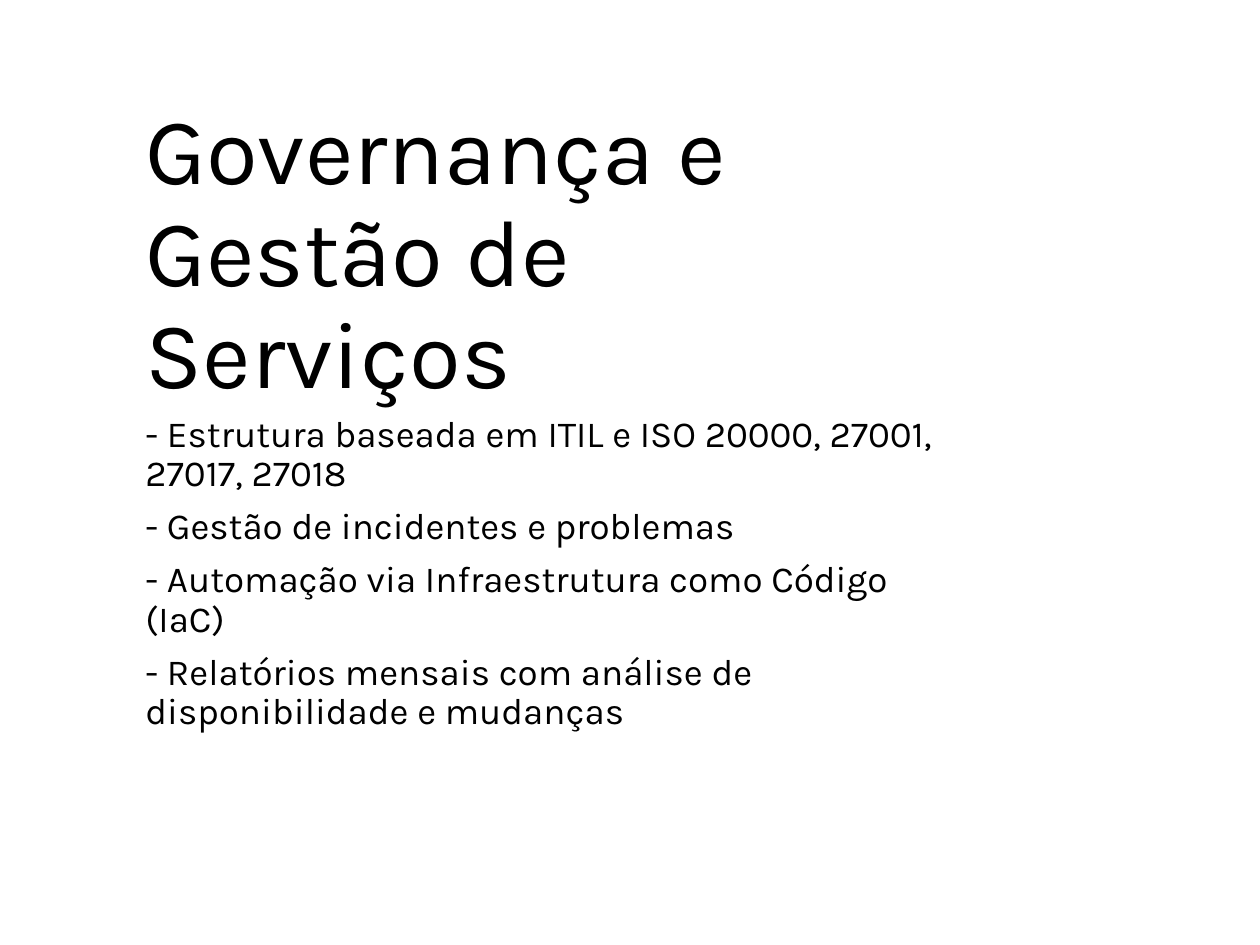
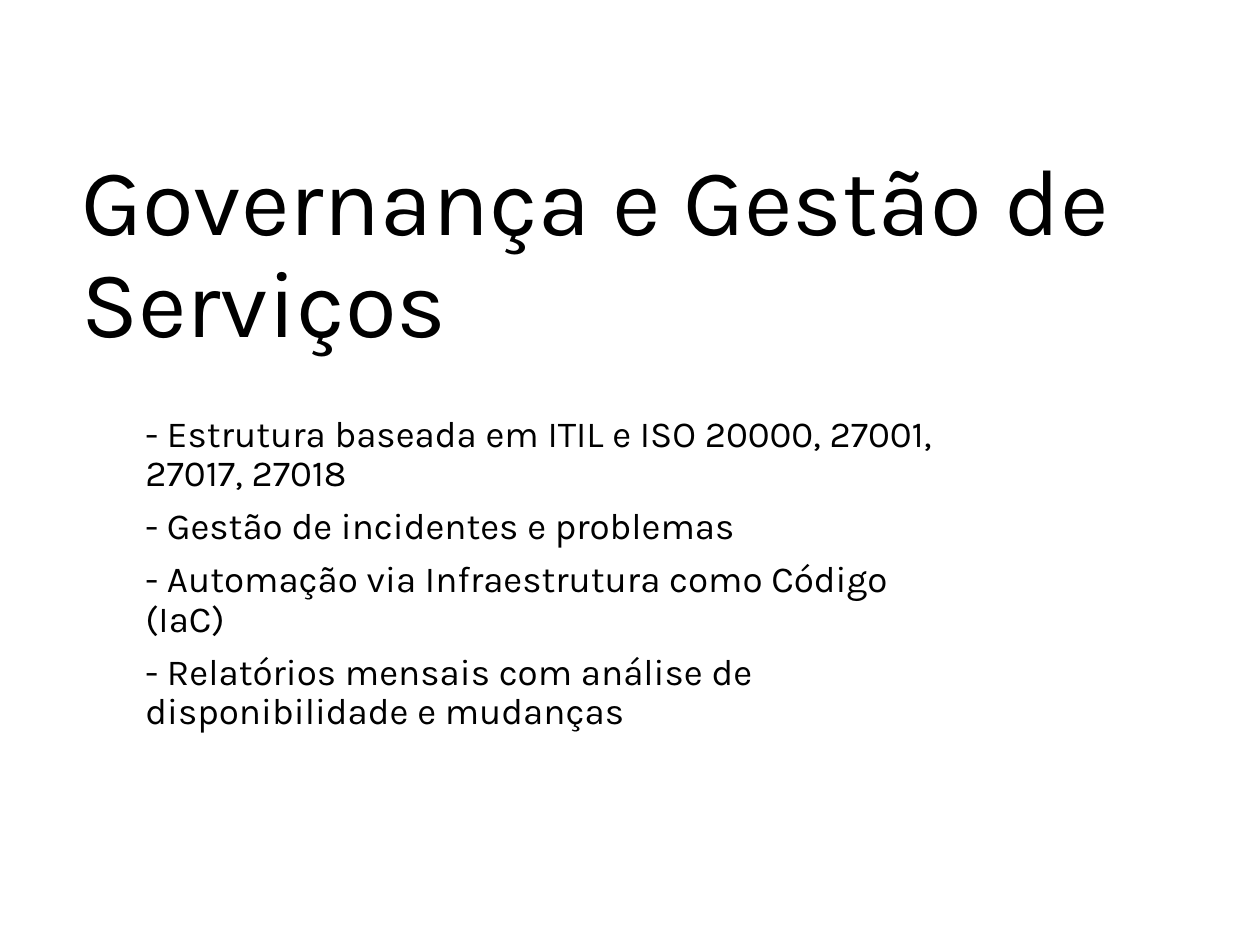
Before and after one commit to ProjetosALVF/ALVF_ProspeccaoGestao_TI, a slide deck: slide 46 of ALVF_AnalisePropostas_TI_DiretoriaExecutiva_Fev_2025/Apresentação_Estrutura_SI_ALVF.pptx (slide 41 before the commit). Drawn at 1260x945 pixels with LibreOffice and Linux fonts; fonts in the diff are those of the drawing. Boxes give left, top, right and bottom in pixels: in the first picture for what was removed or moved away, otherwise in the second. Text is boxed around its words. In the diff, an @@ line names an element or a change of style, - is before the commit and + after.

```diff
--- a/ALVF_AnalisePropostas_TI_DiretoriaExecutiva_Fev_2025/Apresentação_Estrutura_SI_ALVF.pptx
+++ b/ALVF_AnalisePropostas_TI_DiretoriaExecutiva_Fev_2025/Apresentação_Estrutura_SI_ALVF.pptx
@@ title "Governança e Gestão de Serviços" rewrapped from [145,123,725,408] to [81,170,1108,357] @@
```
Also in this commit, not shown: 12 other slides changed, 5 slides added, 2 other files.
